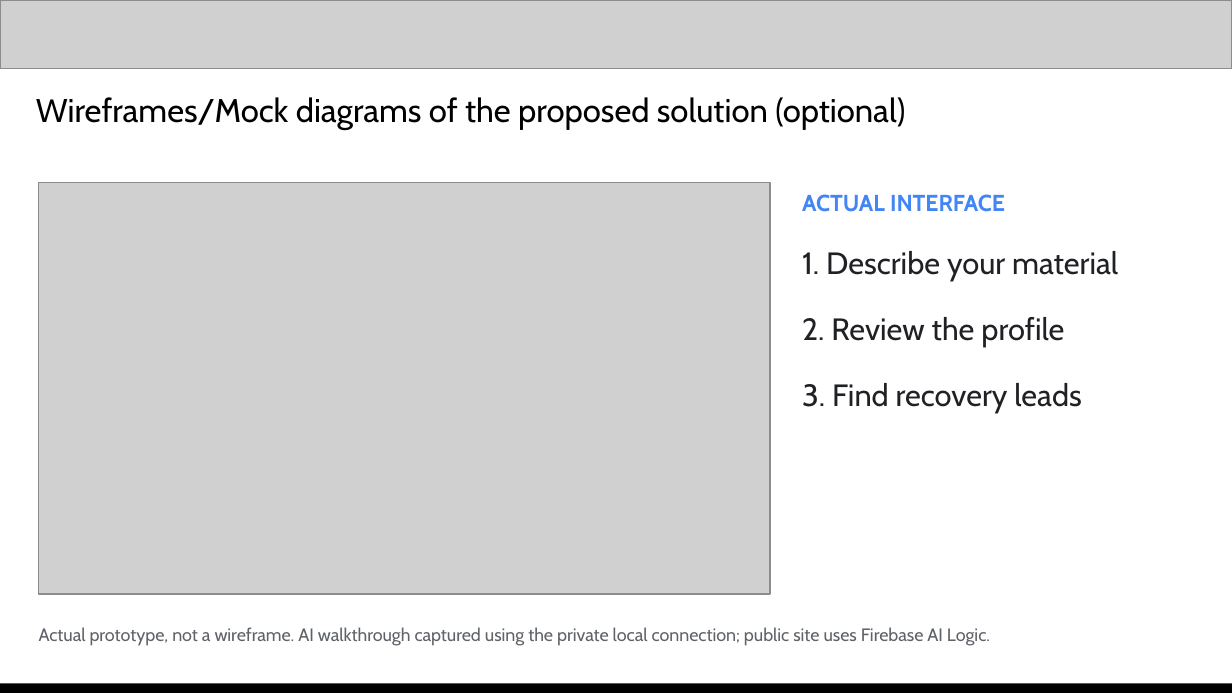
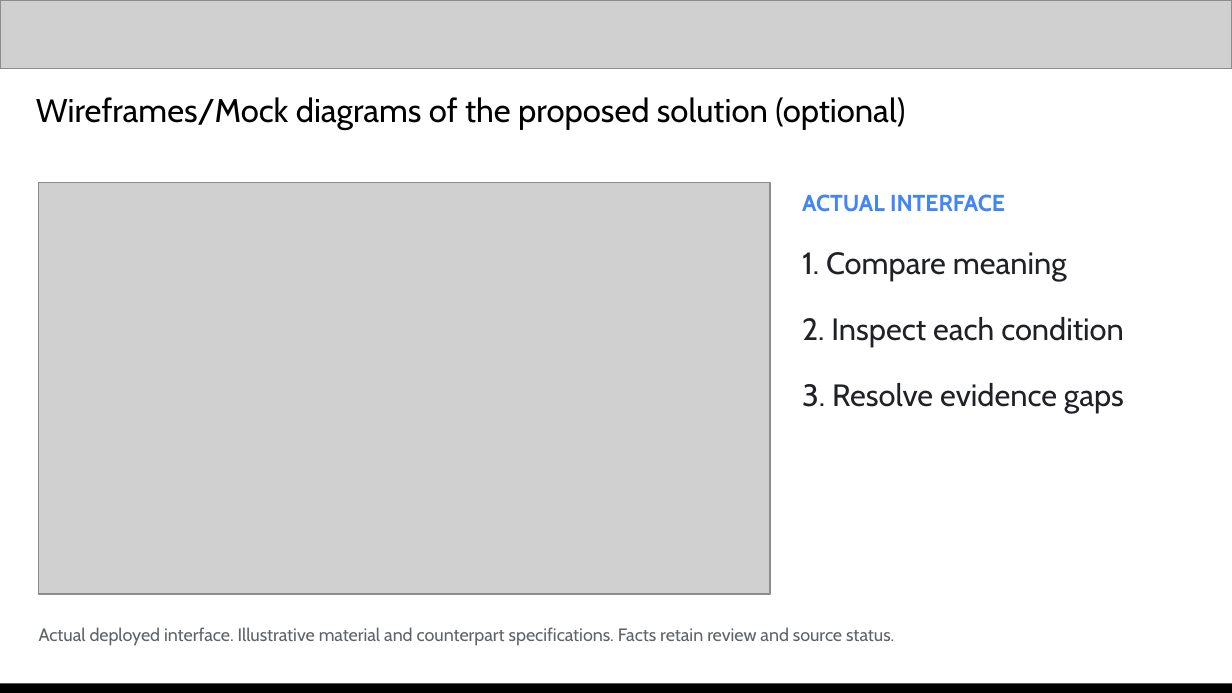
Before and after one commit to anshuman542018/wasterecast, a slide deck: slide 7 of submission/Clorex_WasteRecast_Pitch_Deck.pptx. Drawn at 1232x693 pixels with LibreOffice and Linux fonts; fonts in the diff are those of the drawing; grey boxes stand for pictures. Boxes give left, top, right and bottom in pixels: in the first picture for what was removed or moved away, otherwise in the second. Text is boxed around its words. In the diff, an @@ line names an element or a change of style, - is before the commit and + after.

```diff
--- a/submission/Clorex_WasteRecast_Pitch_Deck.pptx
+++ b/submission/Clorex_WasteRecast_Pitch_Deck.pptx
@@ text at (x1=802, y1=252, x2=1124, y2=412): text changed @@
-1. Describe your material
-2. Review the profile
-3. Find recovery leads
+1. Compare meaning
+2. Inspect each condition
+3. Resolve evidence gaps
@@ text at (x1=39, y1=627, x2=894, y2=646): text changed @@
-Actual prototype, not a wireframe. AI walkthrough captured using the private local connection; public site uses Firebase AI Logic.
+Actual deployed interface. Illustrative material and counterpart specifications. Facts retain review and source status.
```
Also in this commit, not shown: 14 other slides changed, 10 other files.
